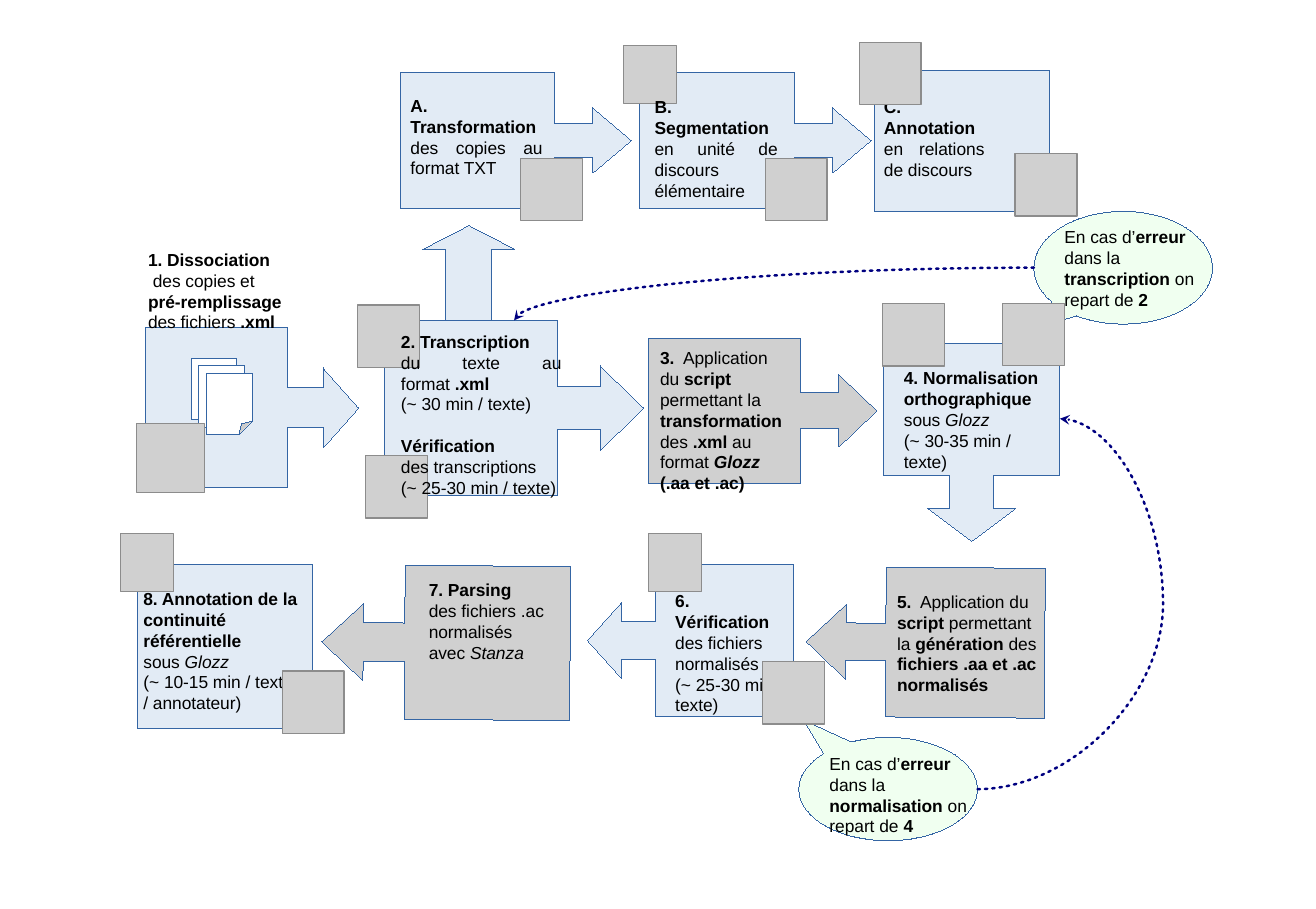
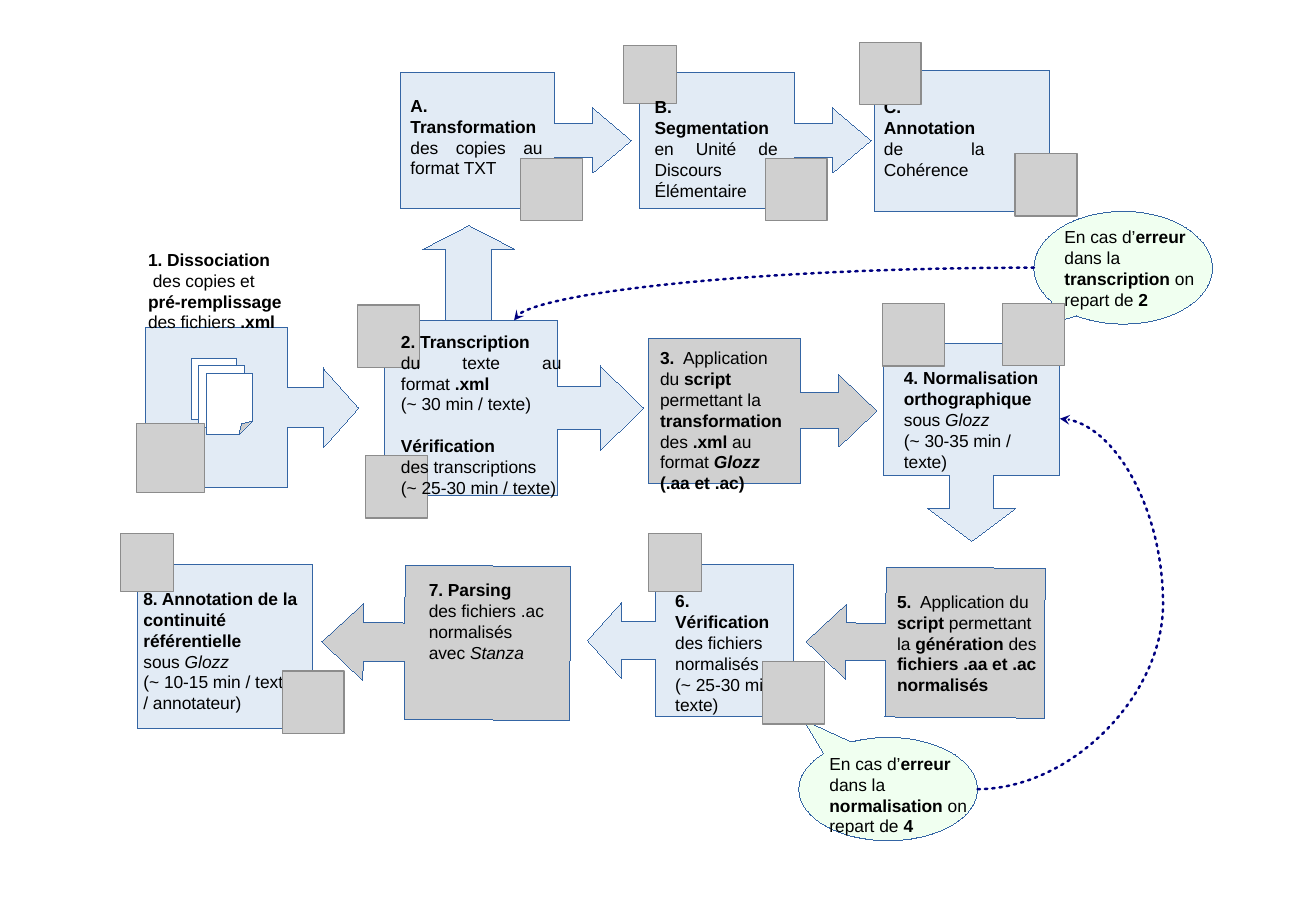
Before and after one commit to yoannbard/site_redac, a slide deck: slide 1 of site_redac/images/chaine_traitementEcalm_V3.odp. Drawn at 1316x909 pixels with LibreOffice and Linux fonts; fonts in the diff are those of the drawing; grey boxes stand for pictures. Boxes give left, top, right and bottom in pixels: in the first picture for what was removed or moved away, otherwise in the second. Text is boxed around its words. In the diff, an @@ line names an element or a change of style, - is before the commit and + after.

```diff
--- a/site_redac/images/chaine_traitementEcalm_V3.odp
+++ b/site_redac/images/chaine_traitementEcalm_V3.odp
@@ text at box(655, 101, 777, 197): text changed @@
-B. Segmentation en unité de discours élémentaire
+B. Segmentation en Unité de Discours Élémentaire
@@ text at box(884, 121, 985, 176): text changed @@
-Annotation en relations de discours
+Annotation de la Cohérence
```
Also in this commit, not shown: 3 other files.
